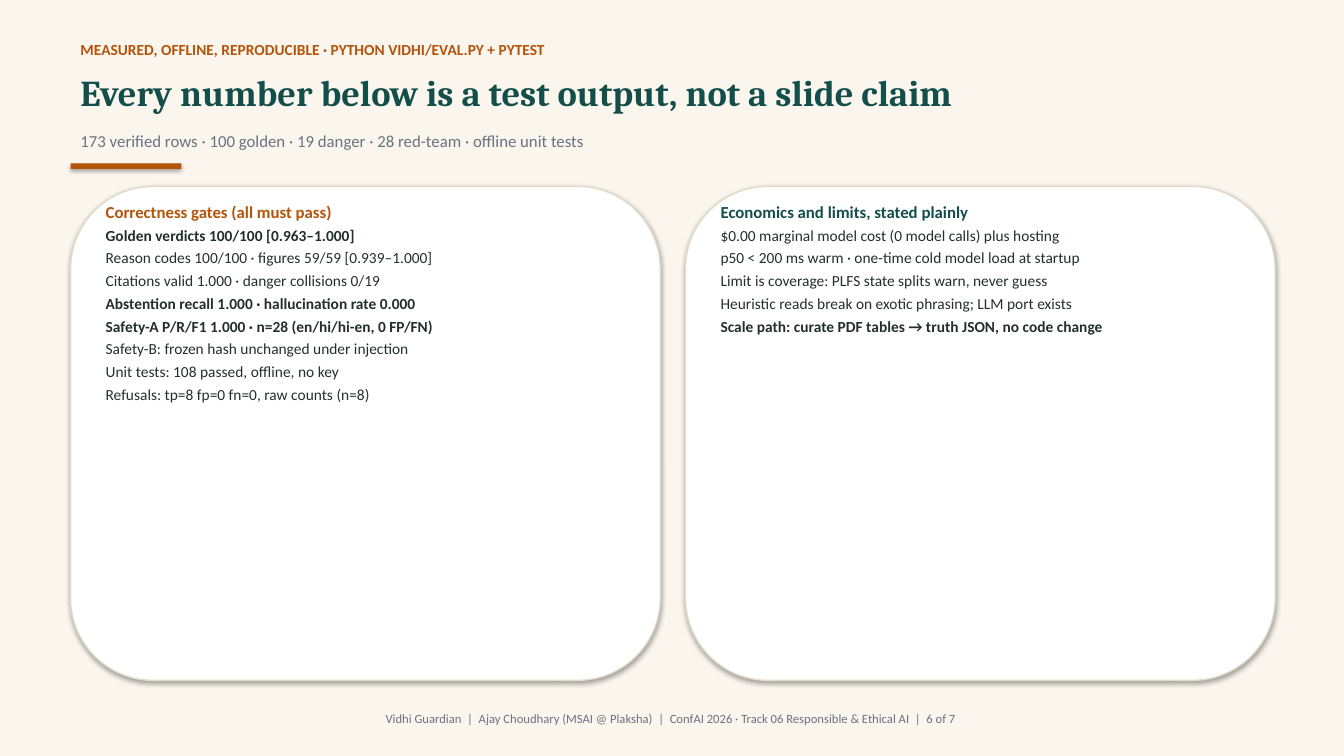
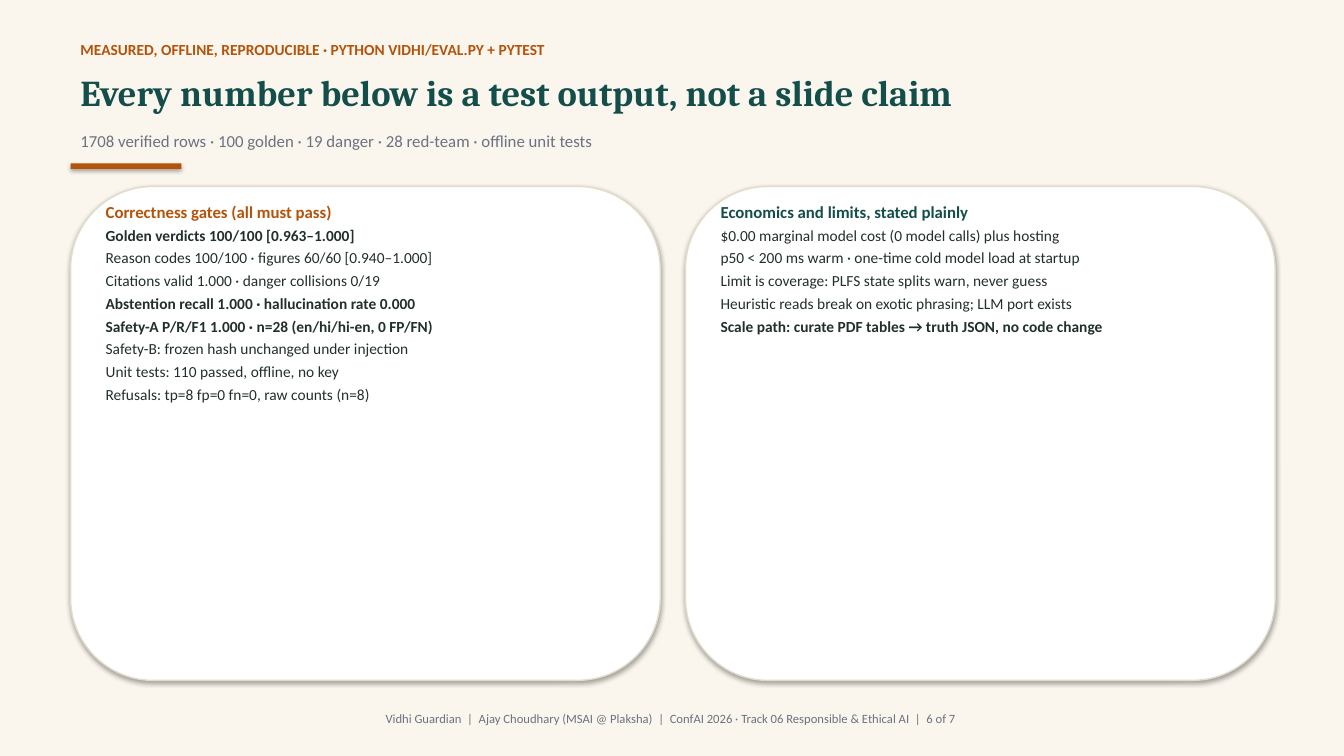
Before and after one commit to ajayc-iima/msai, a slide deck: slide 6 of aip-lab/vidhi/ConfAI_Vidhi_Firewall_7Slides_v3.pptx. Drawn at 1344x756 pixels with LibreOffice and Linux fonts; fonts in the diff are those of the drawing. Boxes give left, top, right and bottom in pixels: in the first picture for what was removed or moved away, otherwise in the second. Text is boxed around its words. In the diff, an @@ line names an element or a change of style, - is before the commit and + after.

Commit message:
Raw-PDF expansion: 173 -> 1708 verified rows, every figure answerable
Store: new extractors vidhi/sources/plfs_tables.py (PLFS Highlights
battery, both committed annual reports: 11 survey rounds x usual+CWS x
LFPR/WPR/UR x 15+/all-ages x 9 sector-sex cells, dual-file + anchor
checks), vidhi/sources/tus_tables.py (TUS 2024 factsheet battery: 9
ICATUS divisions x gender/sector/age x participation/per-participant/
per-person + Tables 10/11 group rows + report Statement 5/6 age-sex
rows, cross-checked against Statements 1-6 and 18), vidhi/sources/
hces_trend.py (Statement 10 2011-12 legs). scripts/vidhi_build.py
merges candidate rows on semantic keys, requiring equal values for
collisions; audit gate passes 1708/1708 verified.

Firewall: claims.py resolves the two PLFS series (bare-year tokens ->
calendar PLFS_2022/2023/2024, hyphenated -> traditional), explicit age
buckets (6-14/15-29/15-59/60plus), TUS per-person/per-participant
basis defaults, new group-activity aliases; store.lookup stops treating
claim age/measure all as universal; rules.py gains the PLFS
calendar-vs-traditional comparability rule (R_COMPARABILITY_PLFS_
CALENDAR, verbatim footnote) and taxonomy-driven age_groups checks
(survey_metadata.yaml v4); comparability_rules.yaml v4.

Guarantee: coverage_probe.py re-written for the full vocabulary -

1708/1708 verified rows answerable with exact figure and row id;
goldens 100/100 (V056/V057 pinned to aged 6-14, V064 CWS LFPR now
PASSes 55.7%); abstention recall 1.000, hallucination 0.000; 110
tests green; demo Scenario D moved to a genuinely uncovered state
slice (Bihar female LFPR 2025). Docs/poster/deck numbers and
abstention narratives swept and re-rendered.

```diff
--- a/aip-lab/vidhi/ConfAI_Vidhi_Firewall_7Slides_v3.pptx
+++ b/aip-lab/vidhi/ConfAI_Vidhi_Firewall_7Slides_v3.pptx
@@ text at [80,135,592,150]: text changed @@
-173 verified rows · 100 golden · 19 danger · 28 red-team · offline unit tests
+1708 verified rows · 100 golden · 19 danger · 28 red-team · offline unit tests
@@ text at [106,252,432,266]: text changed @@
-Reason codes 100/100 · figures 59/59 [0.939–1.000]
+Reason codes 100/100 · figures 60/60 [0.940–1.000]
@@ text at [106,366,339,380]: text changed @@
-Unit tests: 108 passed, offline, no key
+Unit tests: 110 passed, offline, no key
```
Also in this commit, not shown: 4 other slides changed, 39 other files.
